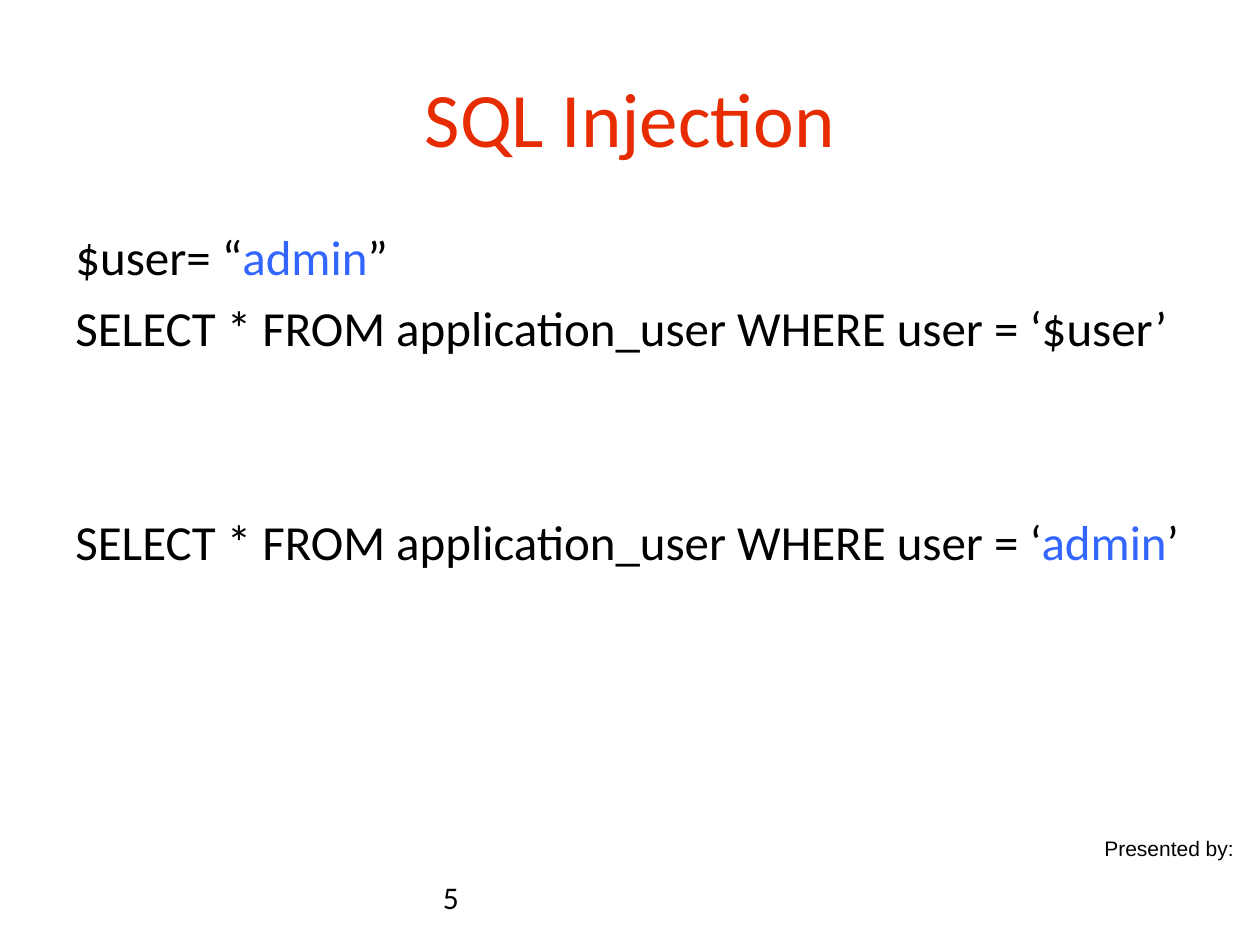
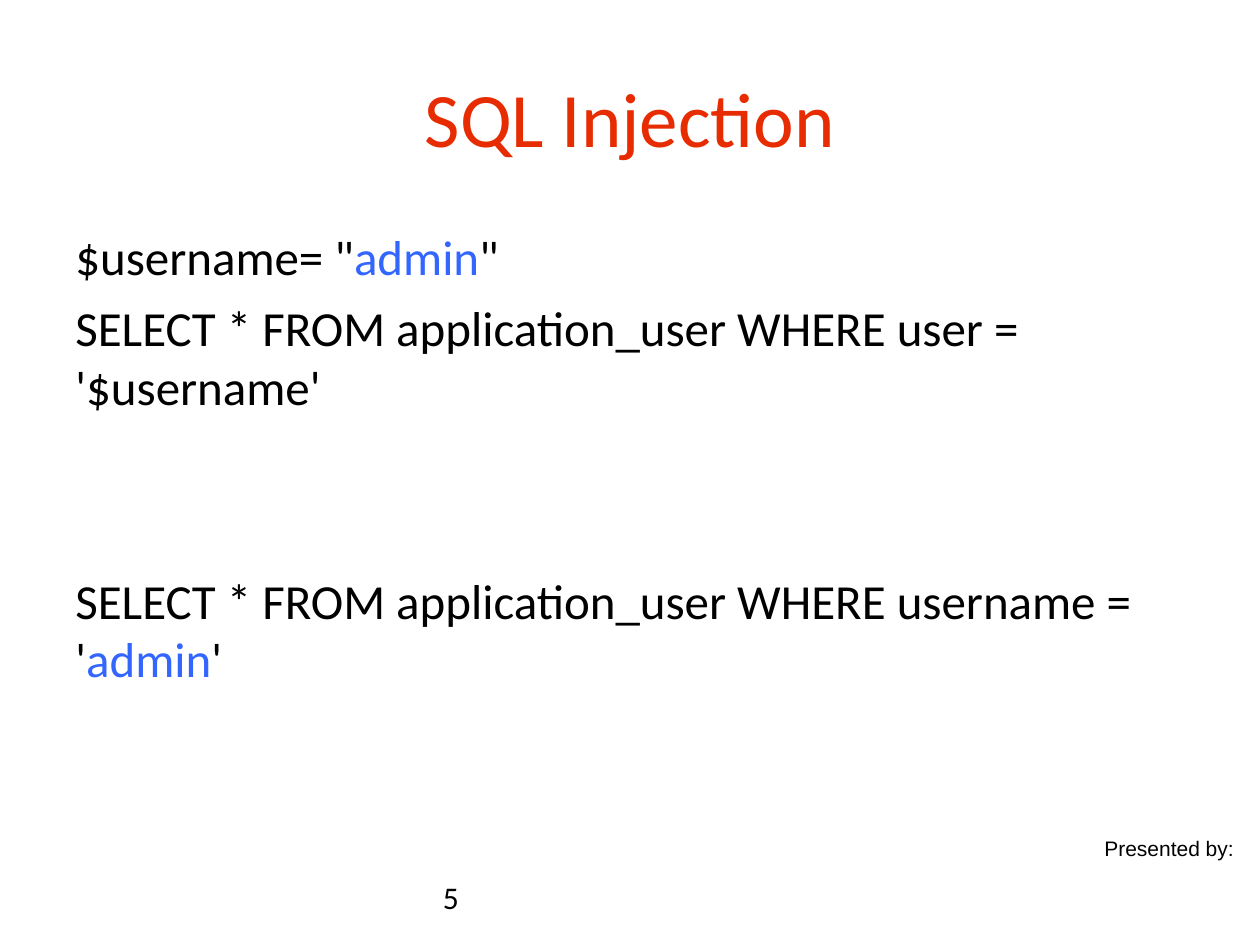
Before and after one commit to danielsomerfield/app-sec-presentation, a slide deck: slide 5 of AppSec Presentation Deck Day 2.ppt. Drawn at 1260x945 pixels with LibreOffice and Linux fonts; fonts in the diff are those of the drawing; background and template pictures are left out. Boxes give left, top, right and bottom in pixels: in the first picture for what was removed or moved away, otherwise in the second. Text is boxed around its words. In the diff, an @@ line names an element or a change of style, - is before the commit and + after.

```diff
--- a/AppSec Presentation Deck Day 2.ppt
+++ b/AppSec Presentation Deck Day 2.ppt
@@ text at [75,241,1096,678]: text changed @@
-$user= “admin”
-SELECT * FROM application_user WHERE user = ‘$user’
-SELECT * FROM application_user WHERE user = ‘admin’
+$username= "admin"
+SELECT * FROM application_user WHERE user = '$username'
+SELECT * FROM application_user WHERE username = 'admin'
```
Also in this commit, not shown: 7 other slides changed, 3 slides added, 2 other files.
